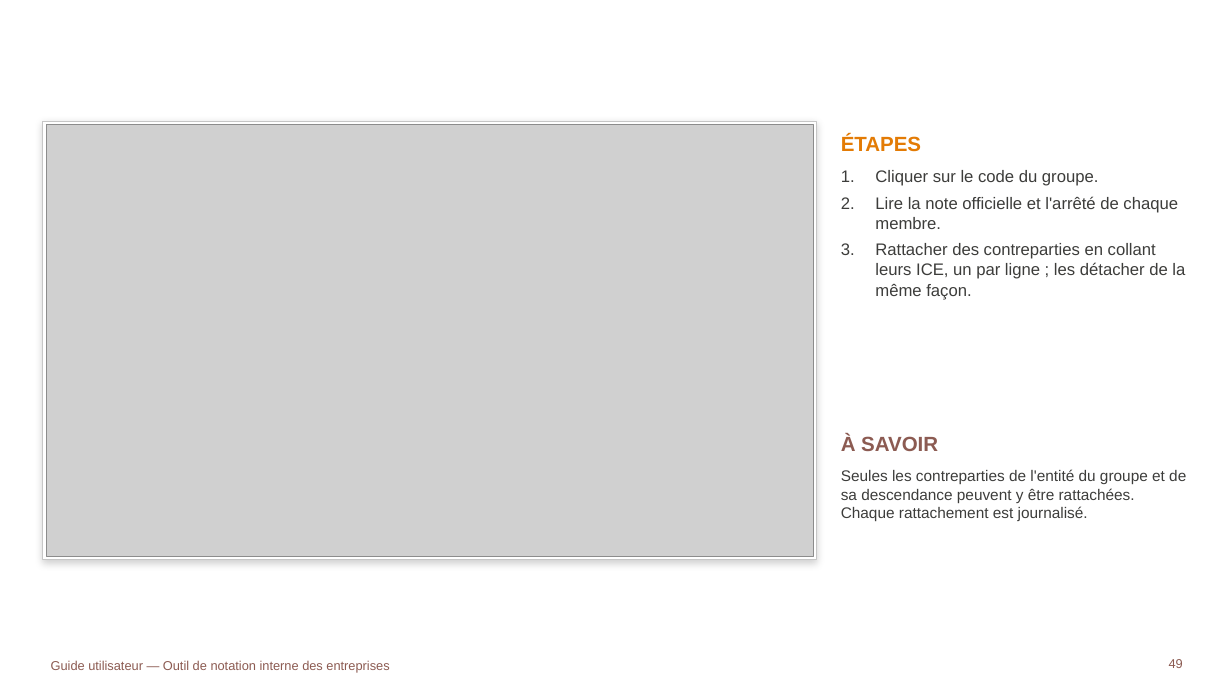
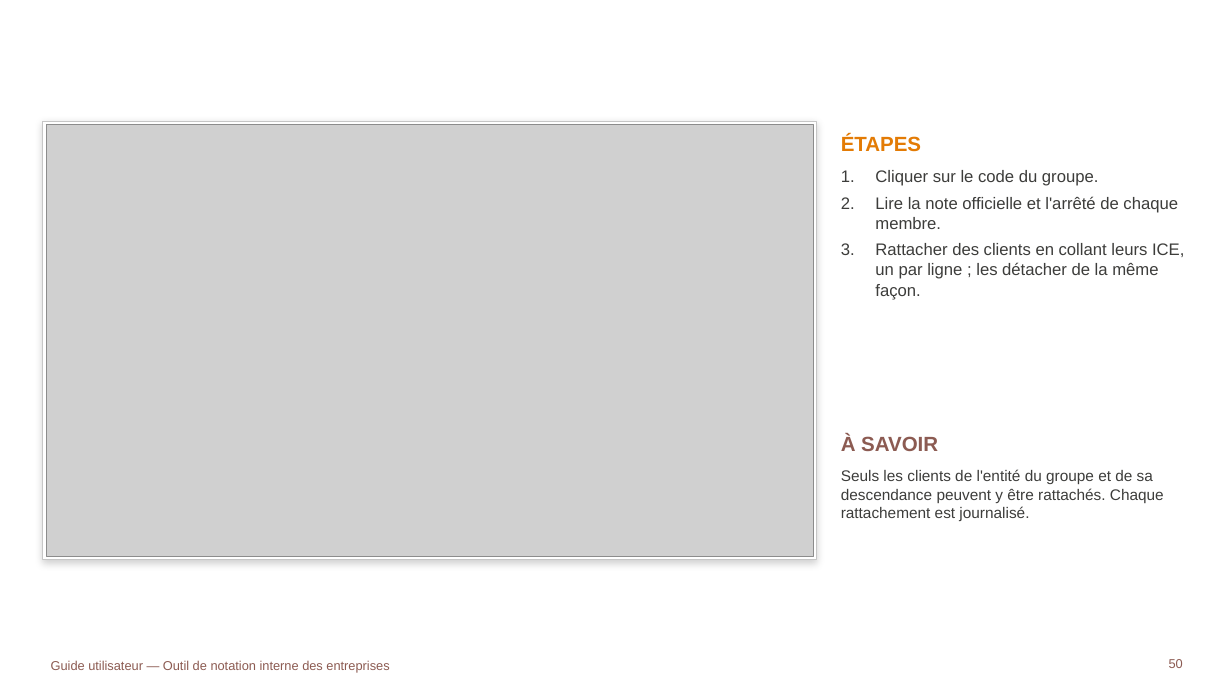
Before and after one commit to tariqeddoumi/Entreprise-scoring-cl, a slide deck: slide 50 of docs/guides/Guide_utilisateur_outil_notation.pptx (slide 49 before the commit). Drawn at 1232x693 pixels with LibreOffice and Linux fonts; fonts in the diff are those of the drawing; grey boxes stand for pictures; background and template pictures are left out. Boxes give left, top, right and bottom in pixels: in the first picture for what was removed or moved away, otherwise in the second. Text is boxed around its words. In the diff, an @@ line names an element or a change of style, - is before the commit and + after.

```diff
--- a/docs/guides/Guide_utilisateur_outil_notation.pptx
+++ b/docs/guides/Guide_utilisateur_outil_notation.pptx
@@ text at box(875, 243, 1184, 300): text changed @@
-3. Rattacher des contreparties en collant leurs ICE, un par ligne ; les détacher de la même façon.
+3. Rattacher des clients en collant leurs ICE, un par ligne ; les détacher de la même façon.
@@ text at box(841, 469, 1164, 521): text changed @@
-Seules les contreparties de l'entité du groupe et de sa descendance peuvent y être rattachées. Chaque rattachement est journalisé.
+Seuls les clients de l'entité du groupe et de sa descendance peuvent y être rattachés. Chaque rattachement est journalisé.
@@ page number at box(1169, 659, 1183, 668): text changed @@
-49
+50
```
Also in this commit, not shown: 22 other slides changed, 2 slides added, 26 other files.
